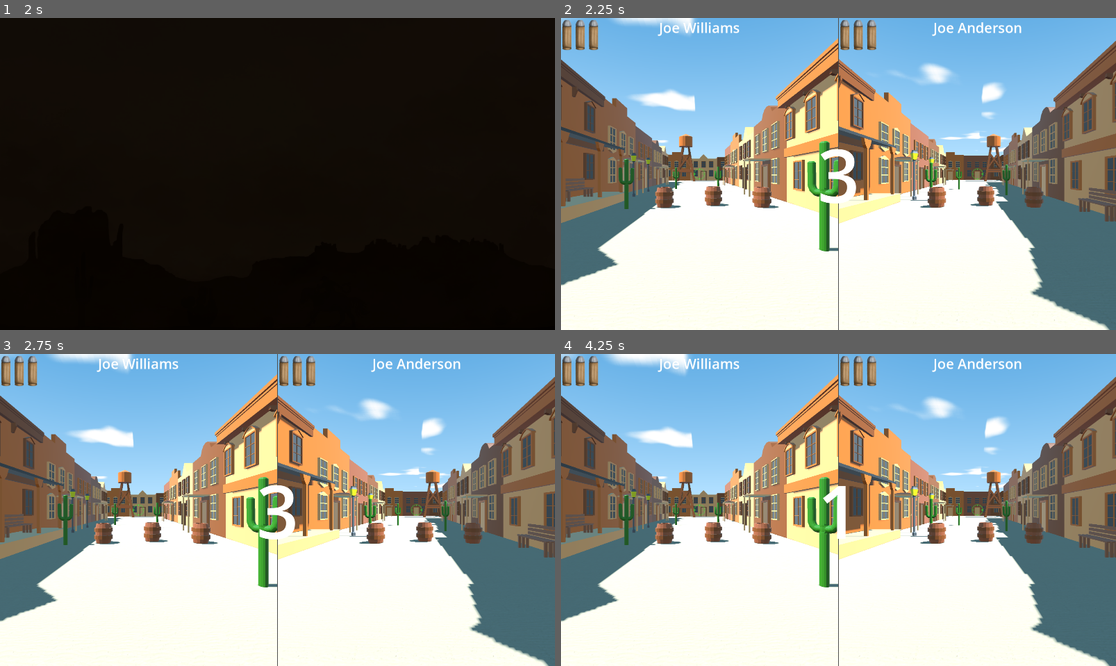
Above: before the commit, frames 1-4 (two rows, left to right).
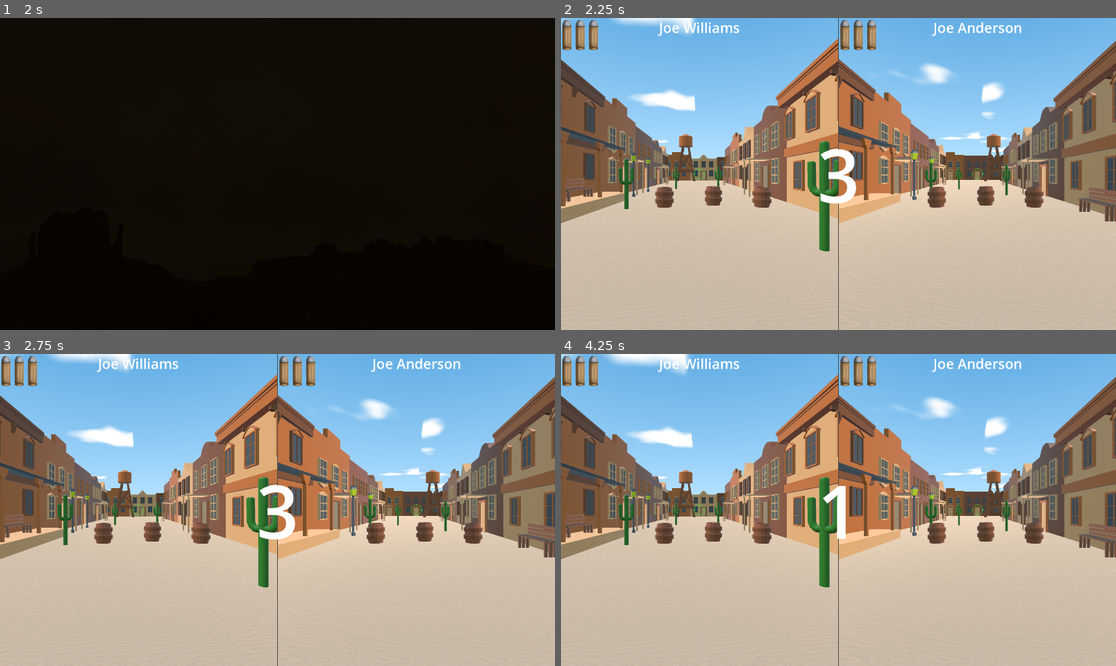
Above: after the commit, the same moments.

Repository: Gr0minet/game-jam-joe-or-joe
Game: Godot game, scene res://menu/main_menu.tscn
Same seed, same stepped clock (60 frames per second), same inputs: the game is played once before the commit and once after it. Sound files missing from this copy of the repository are replaced by a short silence.
Inputs (mouse positions are in pixels of both pictures, inside the frame that each line leads up to):
- Up to frame 1 (2 s): click (83, 42) at 0.5 s; click (83, 42) at 1.25 s
- Up to frame 2 (2.25 s): tap Enter (ui_accept) at 2 s; hold Up (ui_up) from 2.03 s (still down); hold Enter (ui_accept) from 2.03 s (still down)
- Up to frame 3 (2.75 s): keep holding Up (ui_up); keep holding Enter (ui_accept)
- Up to frame 4 (4.25 s): keep holding Up (ui_up); release Enter (ui_accept) at 2.78 s; tap 1 at 2.85 s; tap Enter (ui_accept) at 3.02, 3.05, 3.32, 3.5 s; hold Enter (ui_accept) from 3.53 s (still down); tap 2 at 3.6 s

Frame 1 is identical in both runs. In frame 2, 53% of the frame differs, in the area x 0-100%, y 6-100%; in frame 3, 53%; in frame 4, 53%.

Commit message:
Menu avec inputs manettes qui marchent

Diff:
--- a/HUD/hud.gd
+++ b/HUD/hud.gd
@@ -9,6 +9,7 @@
 @onready var _victorious_joe: Label = $ReplayContainer/VictoriousJoe
 @onready var _replay_container: VBoxContainer = $ReplayContainer
 @onready var _countdown: Timer = $Countdown
+@onready var _rejouer_button: TextureButton = $ReplayContainer/RejouerButton
 
 
 func start_time(start_countdown: int) -> void:
@@ -22,15 +23,15 @@
 
 
 func show_replay_screen(victorious_joe: String) -> void:
-	Input.mouse_mode = Input.MOUSE_MODE_VISIBLE
 	_victorious_joe.text = victorious_joe + " gagne !"
 	h_box_container.modulate = h_box_container.modulate.darkened(0.6)
 	_replay_container.visible = true
+	_rejouer_button.grab_focus()
 
 
 func _unhandled_input(event: InputEvent) -> void:
-	if _replay_container.visible and event.is_action_pressed("ui_accept"):
-		restart.emit()
+	if get_viewport().gui_get_focus_owner() == null and event is InputEventJoypadButton:
+		_rejouer_button.grab_focus()
 
 
 func _on_countdown_timeout() -> void:
--- a/game.tscn
+++ b/game.tscn
@@ -223,7 +223,6 @@
 
 [node name="DirectionalLight3D" type="DirectionalLight3D" parent="."]
 transform = Transform3D(-4.37114e-08, 0.866025, -0.5, 0, 0.5, 0.866025, 1, 3.78552e-08, -2.18557e-08, 8.5, 10, 2)
-shadow_enabled = true
 
 [node name="HUD" type="CanvasLayer" parent="."]
 script = ExtResource("3_ajhm5")
@@ -291,15 +290,19 @@
 layout_mode = 2
 size_flags_horizontal = 4
 size_flags_vertical = 4
+focus_neighbor_bottom = NodePath("../QuitterButton")
 texture_normal = ExtResource("6_5db1f")
-texture_hover = ExtResource("7_xshuk")
+texture_hover = ExtResource("8_mavtu")
+texture_focused = ExtResource("8_mavtu")
 
 [node name="QuitterButton" type="TextureButton" parent="HUD/ReplayContainer"]
 layout_mode = 2
 size_flags_horizontal = 4
 size_flags_vertical = 4
+focus_neighbor_top = NodePath("../RejouerButton")
 texture_normal = ExtResource("8_ctajc")
-texture_hover = ExtResource("9_glngn")
+texture_hover = ExtResource("11_qcdba")
+texture_focused = ExtResource("11_qcdba")
 
 [node name="WorldEnvironment" type="WorldEnvironment" parent="."]
 environment = SubResource("Environment_lfnns")
@@ -624,6 +627,7 @@
 
 [node name="VoxelGI" type="VoxelGI" parent="."]
 transform = Transform3D(1, 0, 0, 0, 1, 0, 0, 0, 1, 0, 4.25, 0)
+visible = false
 size = Vector3(119.649, 11.5, 118.403)
 data = ExtResource("23_icd5q")
 
--- a/menu/main_menu.gd
+++ b/menu/main_menu.gd
@@ -50,7 +50,7 @@
 				credits.visible = false
 			buttons.visible = true
 			state = State.MENU
-	elif event.is_action_pressed("ui_down") or event.is_action_pressed("ui_up"):
+	elif get_viewport().gui_get_focus_owner() == null and event is InputEventJoypadButton:
 		new_focused_button = jouer_button
 
 	if new_focused_button:
Not shown: 1 places in game.tscn that only renumber resources
